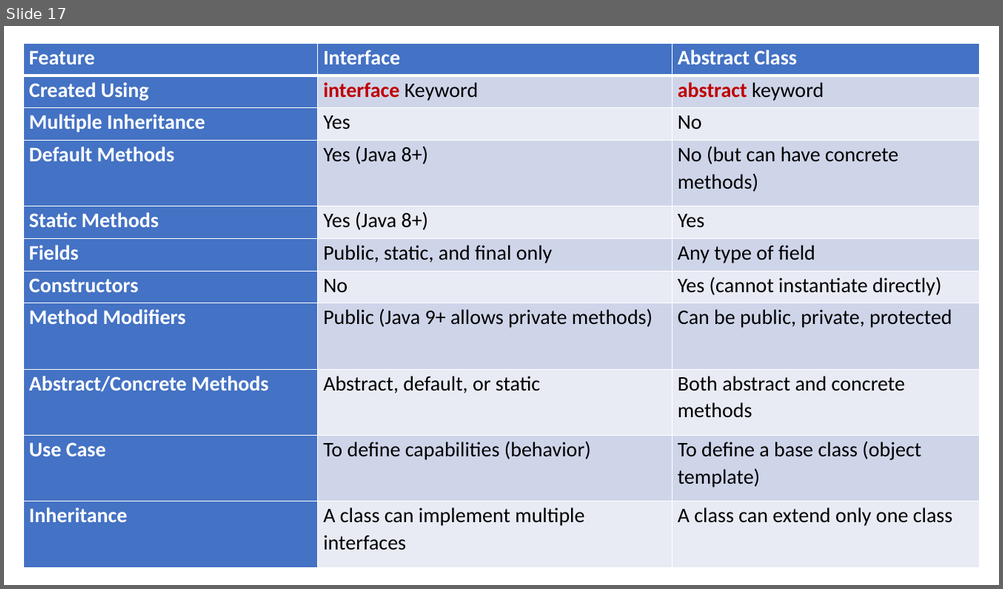
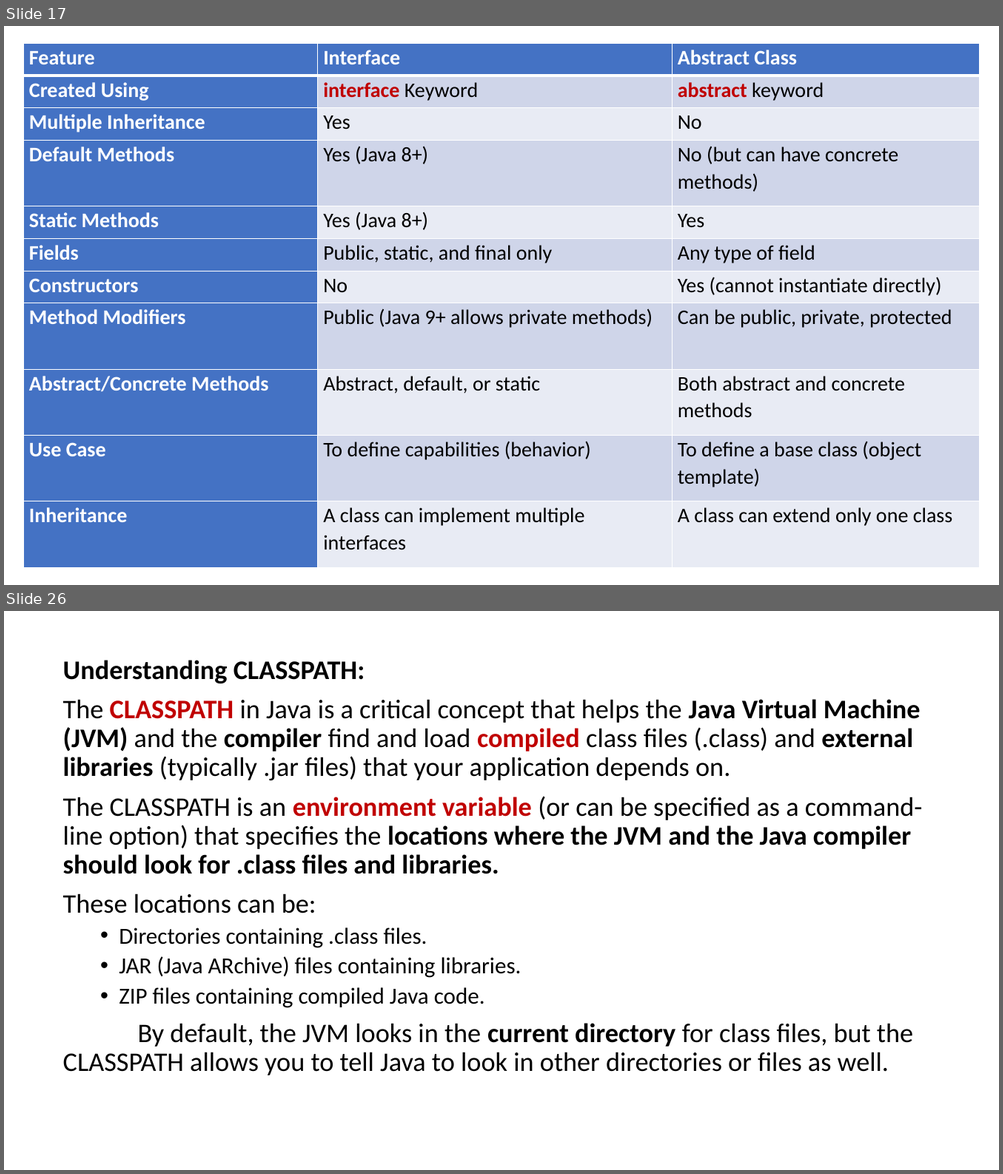
Before and after one commit to PRAMOD-VISHNU-NAIK/MCA-2nd-Sem-Shridevi-College, a slide deck: Theory Class-Notes/Complete Syllabus and Notes/Module-3 Interfaces and Packages.pptx. Shown one above the other, each under a label of ours: slide 17 before the commit, slides 17 and 26 after it; the slides between them are not shown. The pictures are 1003x589 and 1003x1174 pixels, drawn with LibreOffice and Linux fonts; fonts in the diff are those of the drawing. Boxes give left, top, right and bottom in pixels: in the first picture for what was removed or moved away, otherwise in the second. Text is boxed around its words. In the diff, an @@ line names an element or a change of style, - is before the commit and + after.

```diff
--- a/Theory Class-Notes/Complete Syllabus and Notes/Module-3 Interfaces and Packages.pptx
+++ b/Theory Class-Notes/Complete Syllabus and Notes/Module-3 Interfaces and Packages.pptx
@@ slide 26 added at [4,611,999,1170], background #FFFFFF @@
@@ text added at [63,660,922,1076], 25.9 pt, text #000000 @@
+Understanding CLASSPATH:
+The CLASSPATH in Java is a critical concept that helps the Java Virtual Machine (JVM) and the compiler find and load compiled class files (.class) and external libraries (typically .jar files) that your application depends on.
+The CLASSPATH is an environment variable (or can be specified as a command-line option) that specifies the locations where the JVM and the Java compiler should look for .class files and libraries.
+These locations can be:
+  • Directories containing .class files.
+  • JAR (Java ARchive) files containing libraries.
+  • ZIP files containing compiled Java code.
+By default, the JVM looks in the current directory for class files, but the CLASSPATH allows you to tell Java to look in other directories or files as well.
```
Also in this commit, not shown: 1 slide changed, 10 other slides added, 3 slides removed, 3 other files.
